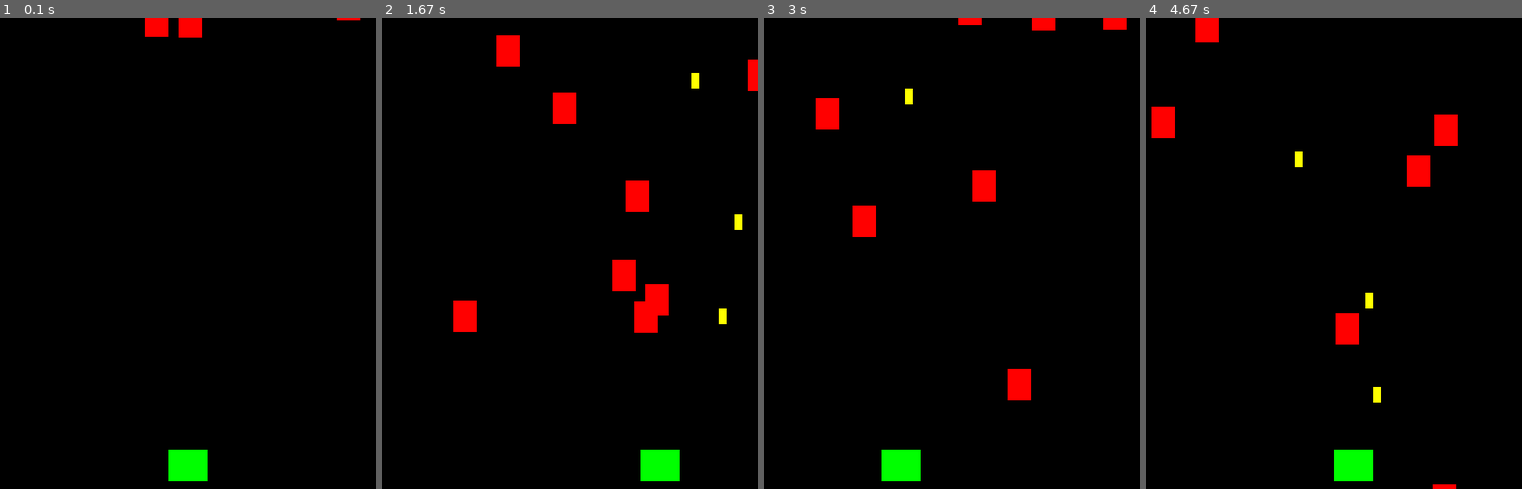
Above: before the commit, frames 1-4 (left to right).
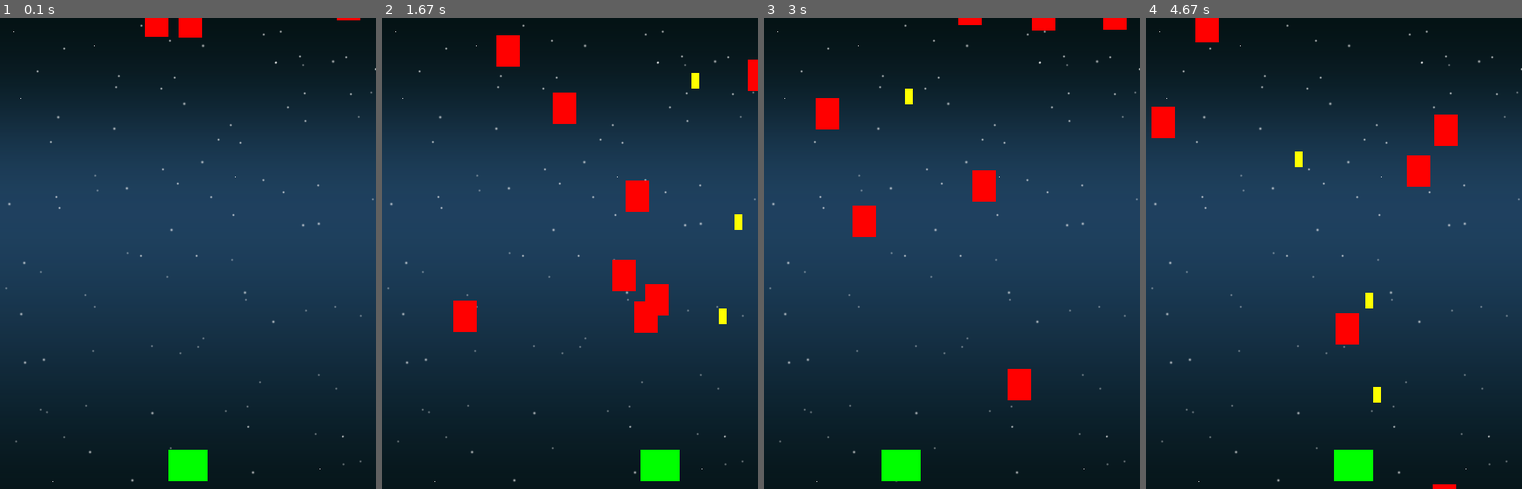
Above: after the commit, the same moments.

Repository: Loctarogar/pygame_shmup
Game: pygame game, started from shmup.py
The game is run twice, just before and just after one commit, with the same random seed, the same clock (stepped at 60 frames per second) and the same inputs.
Inputs:
- Up to frame 1 (0.1 s): no input
- Up to frame 2 (1.67 s): hold Right 0.33-0.8 s; hold Right 0.83-1.3 s; tap Space at 0.9, 1.2, 1.4 s; hold Left from 1.33 s (still down)
- Up to frame 3 (3 s): tap Space at 1.7, 1.97, 2.27 s; release Left at 1.87 s; hold Left 1.9-2.3 s
- Up to frame 4 (4.67 s): hold Left 3-3.47 s; tap Space at 3.07, 3.37, 3.57, 3.87, 4.07, 4.37, 4.57 s; hold Right 3.5-3.97 s; hold Right 4-4.47 s; hold Left from 4.5 s (still down)

The runs differ from the first frame. In frame 1, 95% of the frame differs, in the area x 0-100%, y 1-100%; in frame 2, 92%; in frame 3, 93%; in frame 4, 93%.

Commit message:
set background

Diff:
--- a/shmup.py
+++ b/shmup.py
@@ -1,6 +1,10 @@
 # Pygame template - skeleton for a new pygame project
 import pygame
 import random
+from os import path
+
+img_dir = path.join(path.dirname(__file__), 'data/img')
+
 
 WIDTH = 480
 HEIGHT = 600
@@ -84,6 +88,9 @@
         if self.rect.bottom < 0:
             self.kill()
 
+# Load all game graphics
+background = pygame.image.load(path.join(img_dir, 'background.png')).convert()
+background_rect = background.get_rect()
 
 all_sprites = pygame.sprite.Group()
 player = Player()
@@ -123,6 +130,7 @@
         m = Mob()
         all_sprites.add(m)
         mobs.add(m)
+
     # check to see if a mob hit the player
     # False indicate is thing you hit should
     # be deleted or not
@@ -133,8 +141,13 @@
 
 
     # Draw / render
+    # filling screen with black
     screen.fill(BLACK)
+    # setting background
+    screen.blit(background, background_rect)
+
     all_sprites.draw(screen)
+
     # *after* drawing everything, flip the display
     pygame.display.flip()
 
Binary file added: data/img/background.png
Binary file added: data/img/laserRed16.png
Binary file added: data/img/meteorBrown_med1.png
Binary file added: data/img/playerShip1_orange.png
